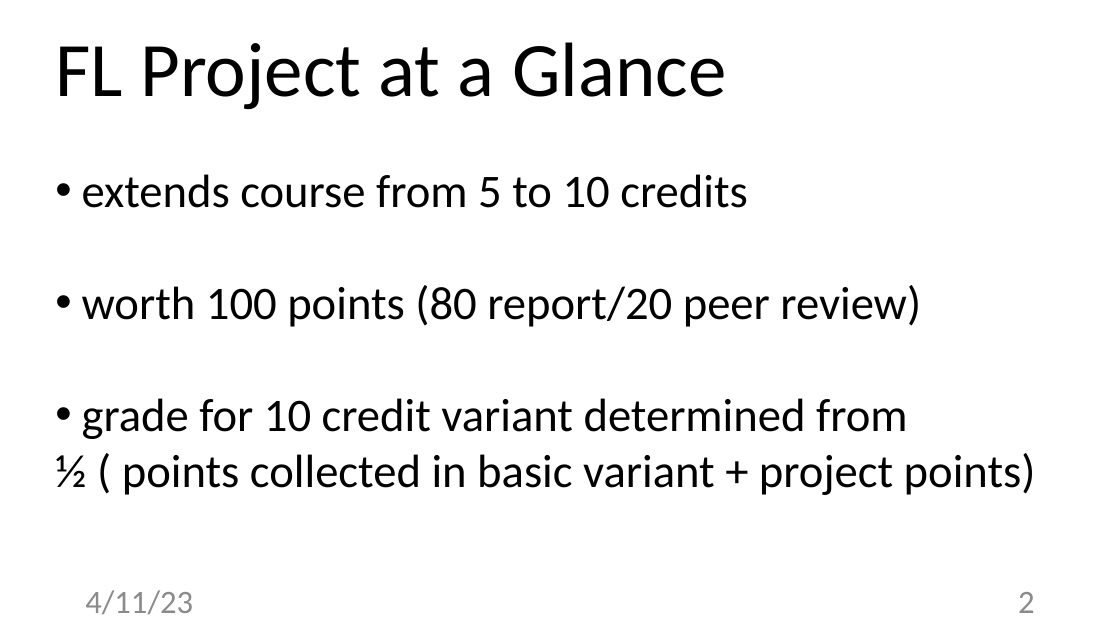
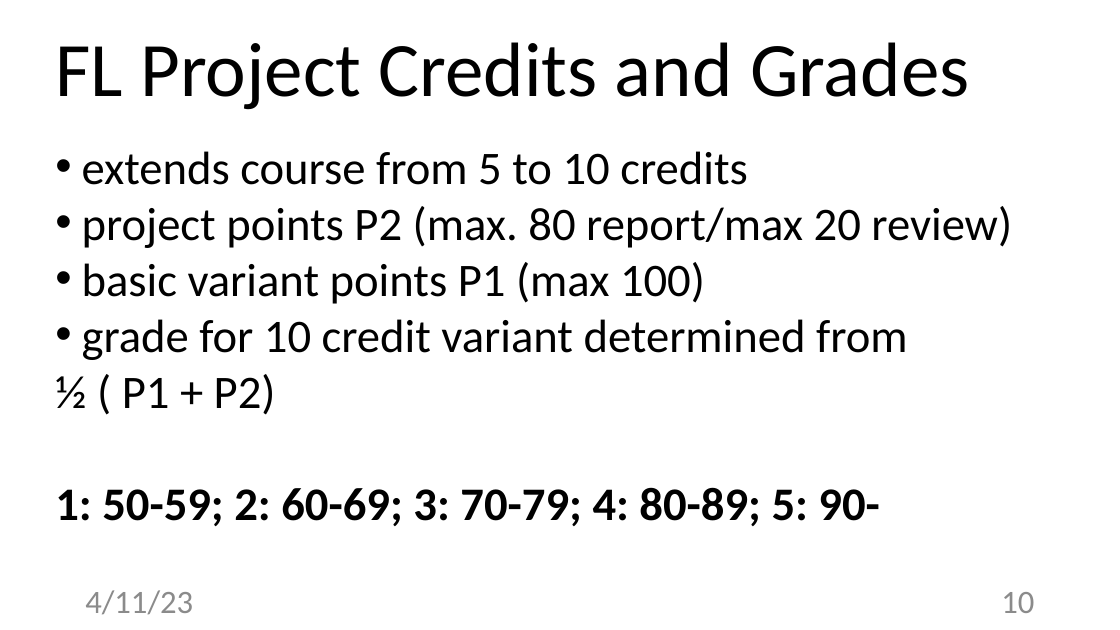
Before and after one commit to alexjungaalto/FederatedLearning, a slide deck: slide 10 of slides/CS-E4740_FLProject.pptx (slide 2 before the commit). Drawn at 1120x630 pixels with LibreOffice and Linux fonts; fonts in the diff are those of the drawing. Boxes give left, top, right and bottom in pixels: in the first picture for what was removed or moved away, otherwise in the second. Text is boxed around its words. In the diff, an @@ line names an element or a change of style, - is before the commit and + after.

```diff
--- a/slides/CS-E4740_FLProject.pptx
+++ b/slides/CS-E4740_FLProject.pptx
@@ text at (55,42,969,110): text changed @@
-FL Project at a Glance
+FL Project Credits and Grades
@@ text "extends course from 5 to ...": place and size @@
-text "extends course from 5 to ..." at (55,174,1036,495)
+text "extends course from 5 to ..." at (55,151,1012,526)
@@ text at (82,206,1012,304): text changed @@
-• worth 100 points (80 report/20 peer review)
+• project points P2 (max. 80 report/max 20 review)
+• basic variant points P1 (max 100)
@@ text at (55,374,880,526): text changed; bold on @@
-½ ( points collected in basic variant + project points)
+½ ( P1 + P2)
+1: 50-59; 2: 60-69; 3: 70-79; 4: 80-89; 5: 90-
@@ page number at (1001,592,1034,613): text changed @@
-2
+10
```
Also in this commit, not shown: 3 other slides changed, 17 slides added, 3 other files.
